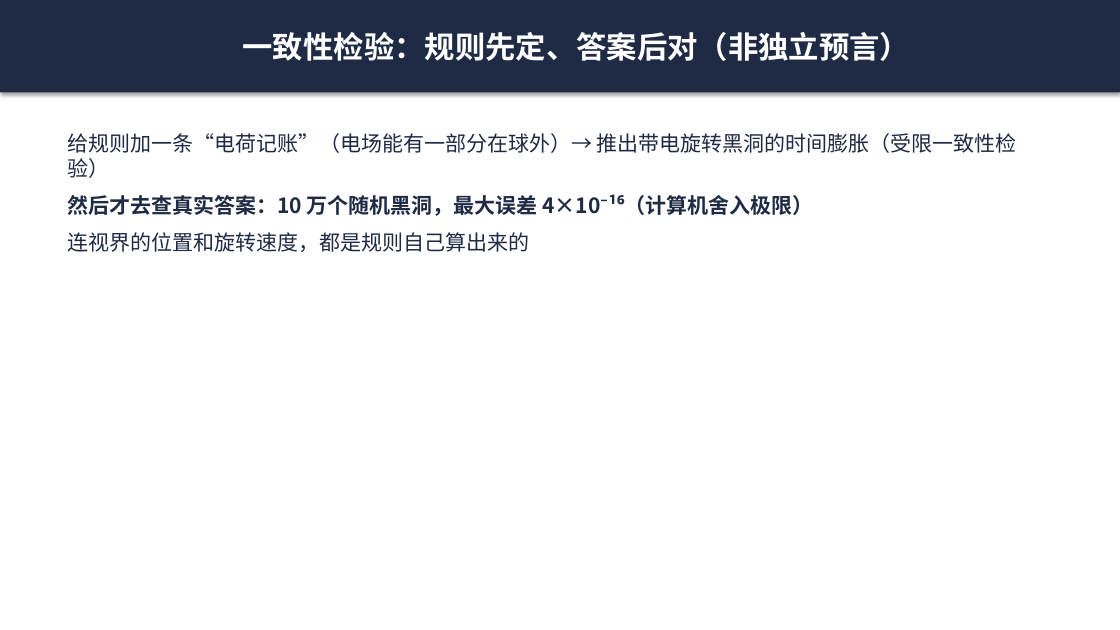
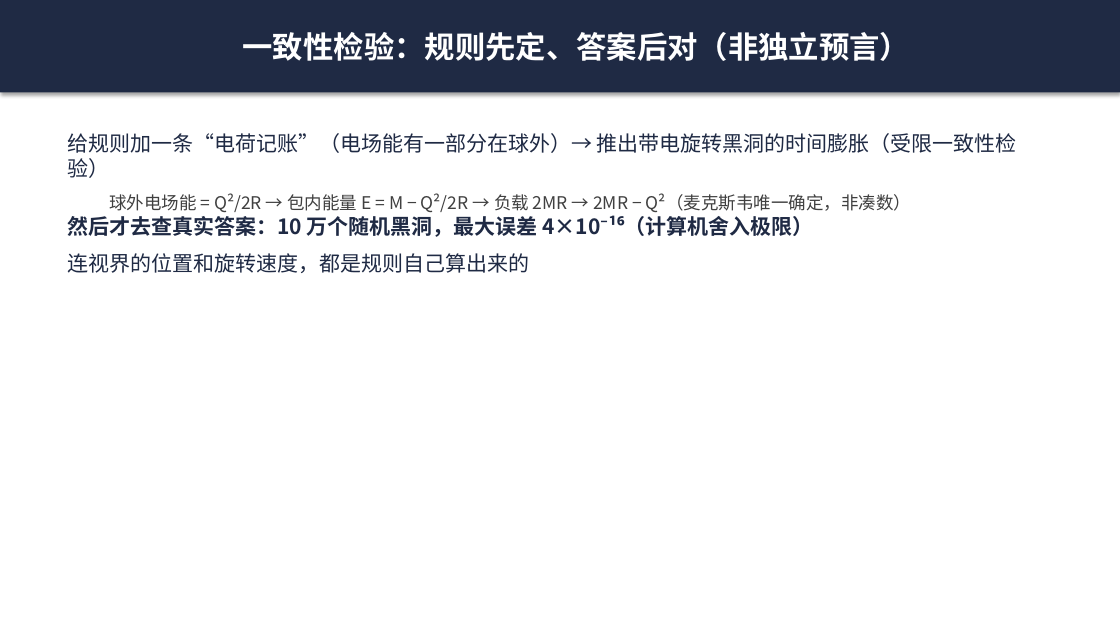
Before and after one commit to purelover/load-capacity-time-dilation, a slide deck: slide 9 of plain-language-slides.pptx. Drawn at 1120x630 pixels with LibreOffice and Linux fonts; fonts in the diff are those of the drawing. Boxes give left, top, right and bottom in pixels: in the first picture for what was removed or moved away, otherwise in the second. Text is boxed around its words. In the diff, an @@ line names an element or a change of style, - is before the commit and + after.

```diff
--- a/plain-language-slides.pptx
+++ b/plain-language-slides.pptx
@@ text at (109,193,911,212): paragraph added @@
+  球外电场能 = Q²/2R → 包内能量 E = M − Q²/2R → 负载 2MR → 2MR − Q²（麦克斯韦唯一确定，非凑数）
```
Also in this commit, not shown: 2 other slides changed, 1 other file.
